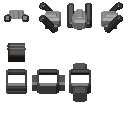
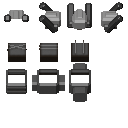
The second w=128, h=128 image is a revision of the first. Changes to its layers:
removed layer "Layer 0" over [7, 40, 89, 62]
added layer "connecotr pixel0043" above "Layer 1" over [7, 40, 89, 62]
added layer "Layer 1" above "Layer 2" over [25, 43, 26, 62]
added layer "Layer 2" above "Layer 3" over [57, 43, 58, 62]
added layer "Layer 3" over [88, 43, 89, 62]
